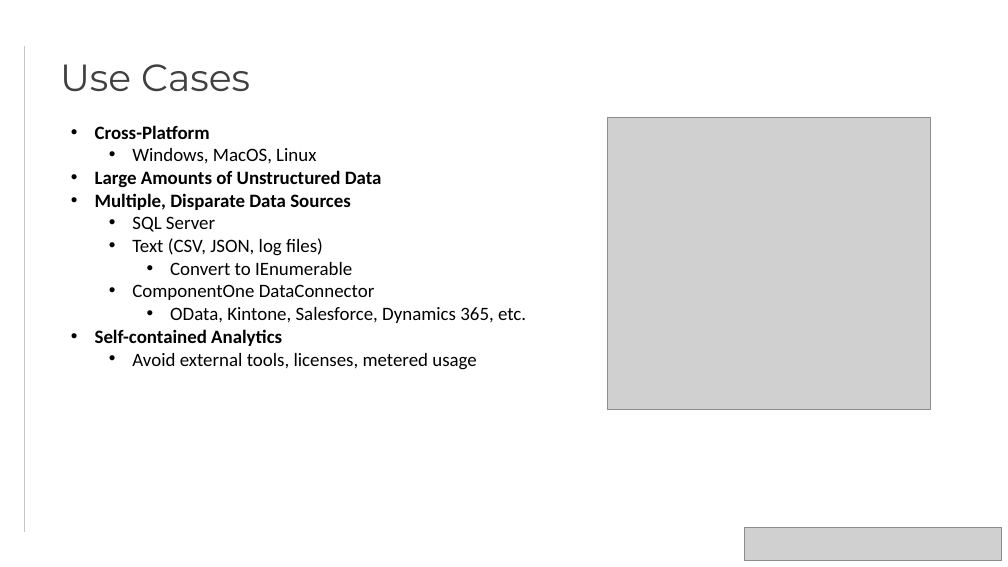
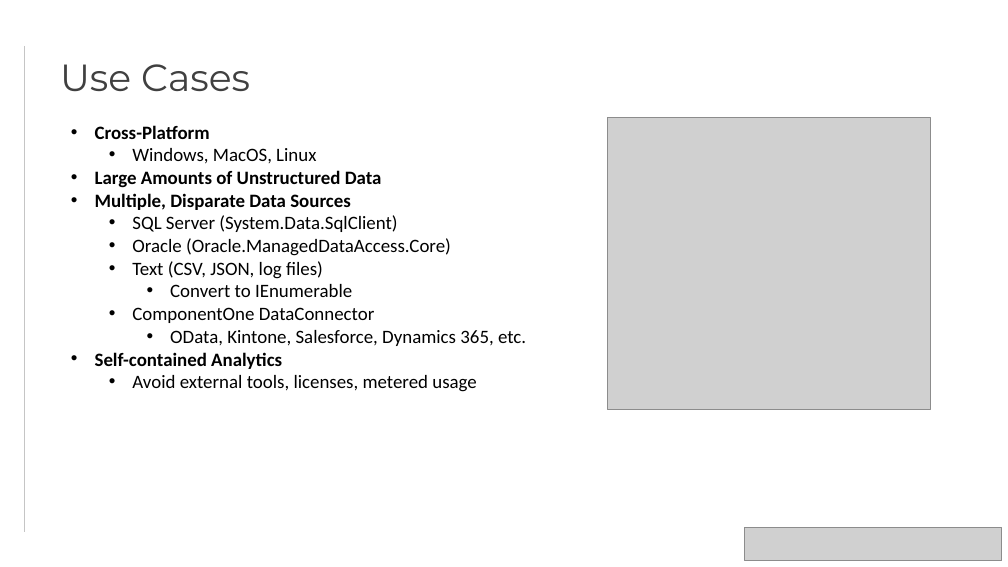
Before and after one commit to jjuback/DataEngineWebinar, a slide deck: slide 4 of Slides/DataEngineDeepDive.pptx. Drawn at 1008x567 pixels with LibreOffice and Linux fonts; fonts in the diff are those of the drawing; grey boxes stand for pictures; background and template pictures are left out. Boxes give left, top, right and bottom in pixels: in the first picture for what was removed or moved away, otherwise in the second. Text is boxed around its words. In the diff, an @@ line names an element or a change of style, - is before the commit and + after.

Commit message:
Fixed typos, updated slides.

```diff
--- a/Slides/DataEngineDeepDive.pptx
+++ b/Slides/DataEngineDeepDive.pptx
@@ text at bbox=[132, 215, 451, 256]: text changed @@
-  • SQL Server
+  • SQL Server (System.Data.SqlClient)
+  • Oracle (Oracle.ManagedDataAccess.Core)
```
Also in this commit, not shown: 1 slide added, 1 slide removed, 3 other files.
